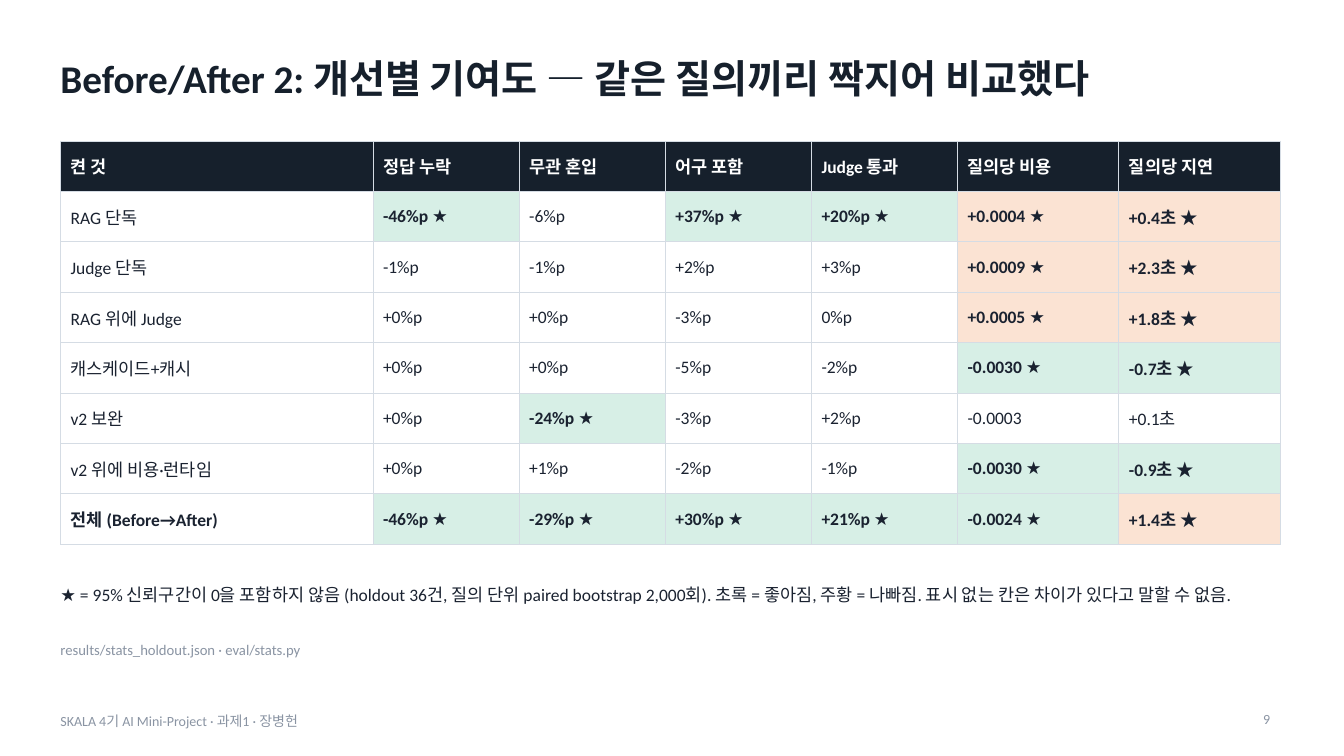
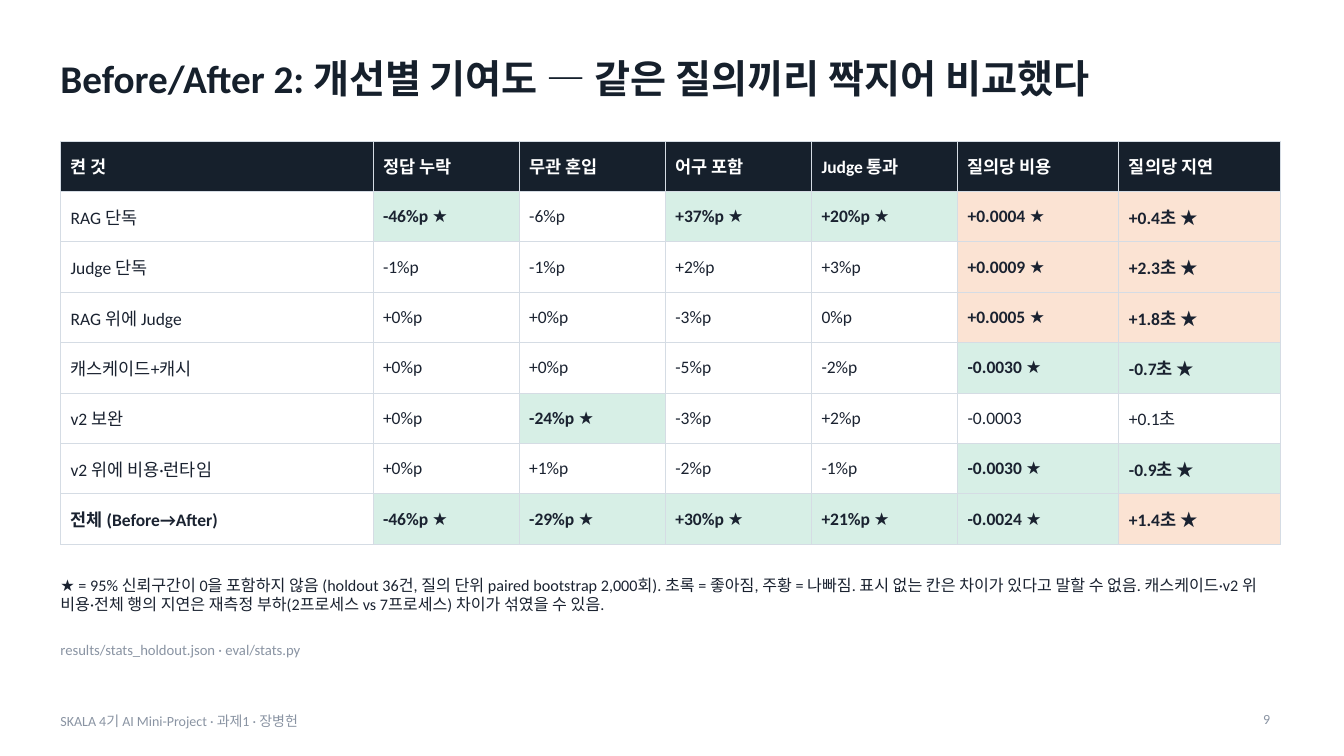
Before and after one commit to jang961111-hash/incident-agent-ablation, a slide deck: slide 9 of deck/incident-agent-ablation.pptx. Drawn at 1344x756 pixels with LibreOffice and Linux fonts; fonts in the diff are those of the drawing. Boxes give left, top, right and bottom in pixels: in the first picture for what was removed or moved away, otherwise in the second. Text is boxed around its words. In the diff, an @@ line names an element or a change of style, - is before the commit and + after.

```diff
--- a/deck/incident-agent-ablation.pptx
+++ b/deck/incident-agent-ablation.pptx
@@ text at (60,577,1257,612): text changed; size 12.5 to 11.5 pt @@
-★ = 95% 신뢰구간이 0을 포함하지 않음 (holdout 36건, 질의 단위 paired bootstrap 2,000회). 초록 = 좋아짐, 주황 = 나빠짐. 표시 없는 칸은 차이가 있다고 말할 수 없음.
+★ = 95% 신뢰구간이 0을 포함하지 않음 (holdout 36건, 질의 단위 paired bootstrap 2,000회). 초록 = 좋아짐, 주황 = 나빠짐. 표시 없는 칸은 차이가 있다고 말할 수 없음. 캐스케이드·v2 위 비용·전체 행의 지연은 재측정 부하(2프로세스 vs 7프로세스) 차이가 섞였을 수 있음.
```
Also in this commit, not shown: 6 other slides changed, 6 other files.
